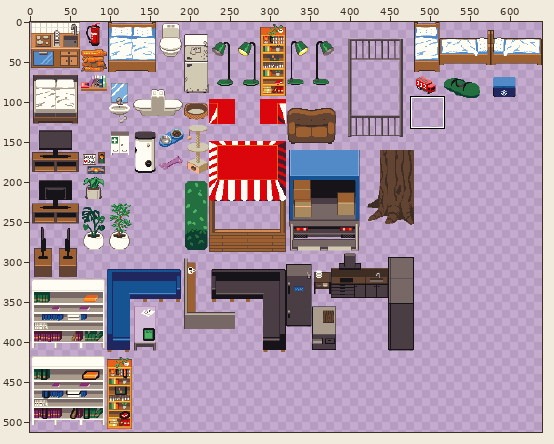
Pixel-art file: godot/res/sprites/tilesets/furniture.aseprite. The picture above shows the old version from afar; the outline marks the close-up.
Close-up. Earlier state:
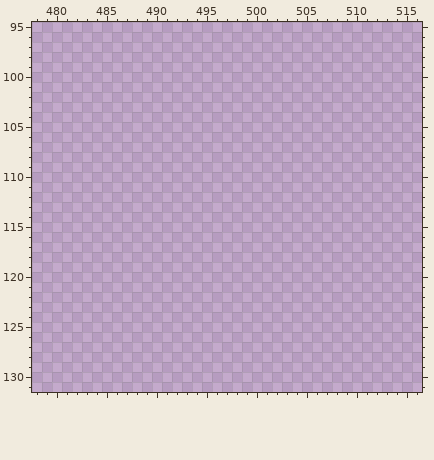
640x640 pixels, 1 frame. Shown: x 478..516, y 95..131. The wide view leaves out empty margins.
Visible layers, top first: "Layer 1", "Layer".
Palette (. is transparent): 
New version:
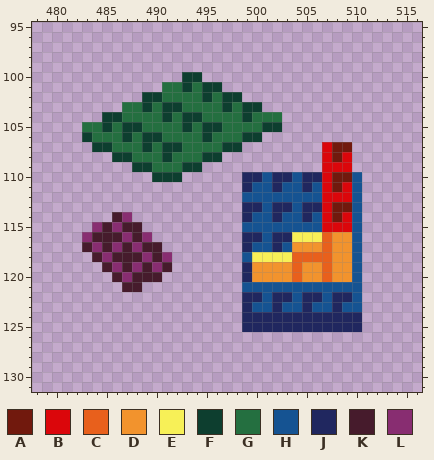
Colours new in this view: A #71190d  B #db060b  C #e8601c  D #f2932d  E #f7f057  F #0d3e2f  G #246f40  H #155392  J #20275f  K #461b2c  L #882d71
Change:
Layer "Layer":
y 100: x 493..494 .. -> FF
y 101: x 491..496 ...... -> GGFGFF
y 102: x 489..498 .......... -> FFGGGGFGFF
y 103: x 487..500 .............. -> GGFGFFGGGGFGFF
y 104: x 485..502 .................. -> FFGGGGFGFFGGGGFGGG
y 105: x 483..502 .................... -> GGFGFFGGGGFGFFGGGGFF
y 106: x 483..500 .................. -> FGGGFGFFGGGGFGGGFF
y 107: x 484..498 ............... -> FFGGGFGFFGGGGFF; x 507..509 ... -> BAA
y 108: x 486..496 ........... -> FFGGGFGGGFF; x 507..509 ... -> BAB
y 109: x 488..494 ....... -> FFGGGFF; x 507..509 ... -> BBB
y 110: x 490..492 ... -> FFF; x 499..510 ............ -> JJHJJHJJBAAH
y 111: x 499..510 ............ -> JHHJHHJHBABH
y 112: x 499..510 ............ -> HHHHHHHHBBBH
y 113: x 499..510 ............ -> JJHJJHJJBAAH
y 114: x 486..487 .. -> KL; x 499..510 ............ -> JHHJHHJHBABH
y 115: x 484..488 ..... -> LKLKK; x 499..510 ............ -> HHHHHHHHBBBH
y 116: x 483..489 ....... -> LKKKLKL; x 499..510 ............ -> JJHJJEEECDDH
y 117: x 483..490 ........ -> KLKLKLKK; x 499..510 ............ -> JHHJHDDDCDDH
y 118: x 484..491 ........ -> KLKKKLKL; x 499..510 ............ -> HEEEECCCCDDH
y 119: x 485..491 ....... -> KLKLKLK; x 499..510 ............ -> JDDDDCDDCDDH
y 120: x 486..490 ..... -> KLKKK; x 499..510 ............ -> JDDDDCDDCDDH
y 121: x 487..488 .. -> KK; x 499..510 ............ -> HHHHHHHHHHHH
y 122: x 499..510 ............ -> JJHJJHJJHJJH
y 123: x 499..510 ............ -> JHHJHHJHHJHH
y 124..125: x 499..510 ............ -> JJJJJJJJJJJJ
Pixel boxes of the changes (left, top, right, bottom) in both close-ups:
added: (82, 72, 362, 332)
